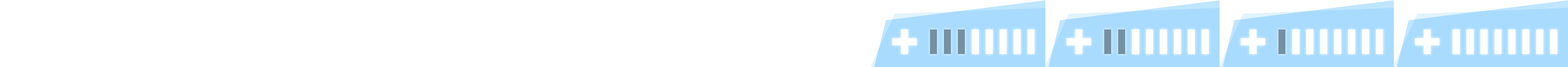
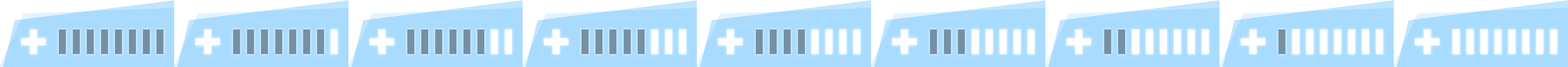
Layer changes from the first 1568x67 image to the second:
added layer "Layer 1" above "1" over <box>0,0,175,67</box>
moved "1" above "2", painted on it over <box>173,0,349,67</box>
removed layer "0" over <box>72,14,102,56</box>
moved "2" above "3", painted on it over <box>347,0,523,67</box>
moved "3" above "4", painted on it over <box>521,0,697,67</box>
painted on "4" over <box>696,0,872,67</box>
